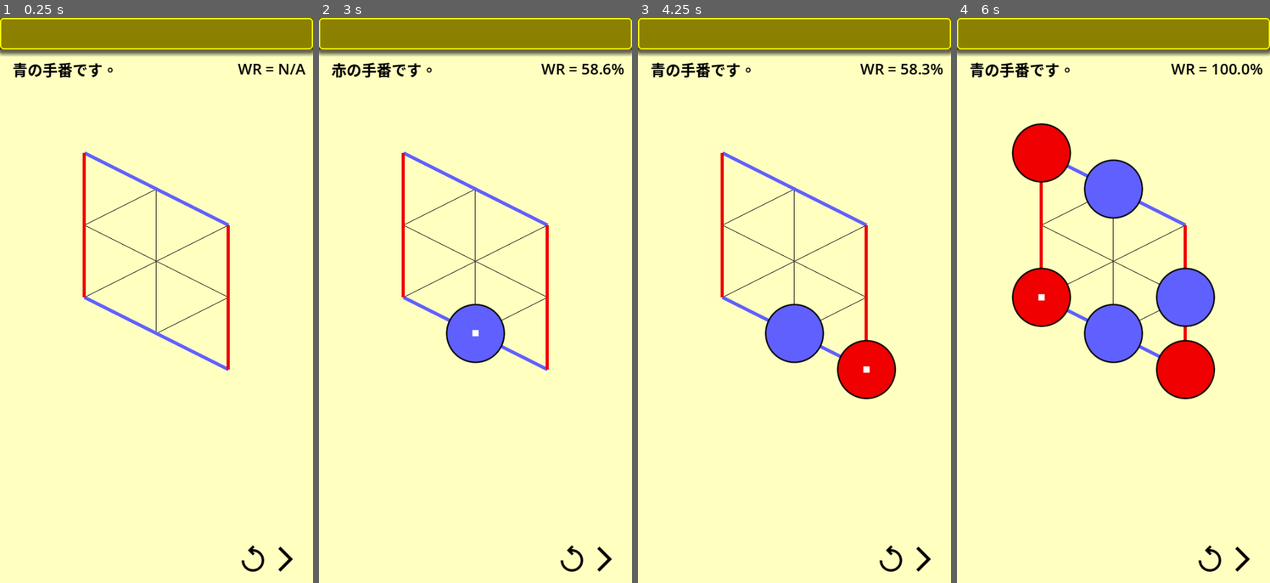
Above: before the commit, frames 1-4 (left to right).
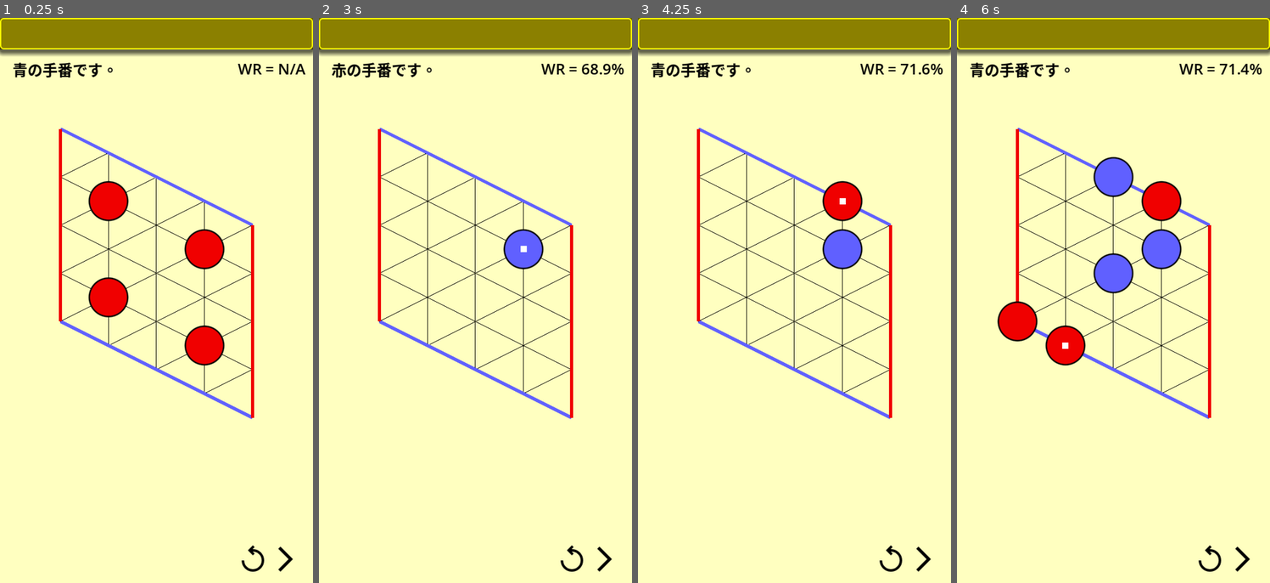
Above: after the commit, the same moments.

Repository: vivisuke/HexGame
Game: Godot game, scene res://main.tscn
Same seed, same stepped clock (60 frames per second), same inputs: the game is played once before the commit and once after it.
Inputs (mouse positions are in pixels of both pictures, inside the frame that each line leads up to):
- Up to frame 1 (0.25 s): no input
- Up to frame 2 (3 s): click (572, 560) at 0.5 s; click (572, 560) at 1.25 s; click (572, 560) at 2 s; click (603, 560) at 2.75 s
- Up to frame 3 (4.25 s): click (922, 560) at 3.5 s
- Up to frame 4 (6 s): click (1241, 560) at 4.25 s; tap Enter at 5 s; move the mouse to (1182, 272) at 5.02 s; click (1182, 272) at 5.17 s; tap Space at 5.75 s; move the mouse to (1050, 328) at 5.77 s; click (1050, 328) at 5.92 s

The runs differ from the first frame. In frame 1, 6.9% of the frame differs, in the area x 18-82%, y 19-71%; in frame 2, 6.5%; in frame 3, 8.4%; in frame 4, 15%, in the area x 12-98%, y 8-71%.

Commit message:
0062 ◎ C 02/01 02/02 0.001│ToDo│3x3 盤面：AI 同士で対戦すると９手目でクラッシュする

Diff:
--- a/hexgame/scripts/Board.gd
+++ b/hexgame/scripts/Board.gd
@@ -4,7 +4,7 @@
 enum {
 	EMPTY = 0, BLACK, WHITE, BWALL, WWALL
 }
-const N_HORZ = 3
+const N_HORZ = 5
 const ARY_WIDTH = N_HORZ + 1
 const ARY_HEIGHT = N_HORZ + 2
 const ARY_SIZE = ARY_WIDTH * ARY_HEIGHT
@@ -33,9 +33,9 @@
 	m_eval.resize(ARY_SIZE)
 	m_cells.fill(BWALL)			# 青壁 for 上下
 	init()
-	if false:
-		for y in range(2, N_HORZ-1, 2):
-			for x in range(2, N_HORZ-1, 2):
+	if true:
+		for y in range(1, N_HORZ-1, 2):
+			for x in range(1, N_HORZ-1, 2):
 				m_cells[xyToIndex(x, y)] = WHITE
 				m_next_id += 1
 		check_connected()
--- a/hexgame/scripts/MCTS.gd
+++ b/hexgame/scripts/MCTS.gd
@@ -122,18 +122,19 @@
 			node = node.select_child_ucb(c_puct, node.visits) # UCB で子ノードを選択
 			#if node.visits == 0: break		# 未評価ノードの場合
 			if bd.put_col(node.move.x, node.move.y, col):		# 終局
+				#node.wins += 1
 				go = true
 				break;
 			col = (Board.BLACK + Board.WHITE) - col
-		if go:
-			continue
-		# ノード展開（Expansion）
-		if node.visits != 0 && node.children.is_empty():
-			#var o_col = (Board.BLACK + Board.WHITE) - col
-			do_expand_node(node, bd)
-			node = node.children[node.children.size()/2]
-		# ロールアウト（Rollout）
-		var wcol = do_rollout(bd, node, col)
+		var wcol = col
+		if !go:
+			# ノード展開（Expansion）
+			##if node.visits != 0 && node.children.is_empty():
+			##	#var o_col = (Board.BLACK + Board.WHITE) - col
+			##	do_expand_node(node, bd)
+			##	node = node.children[node.children.size()/2]
+			# ロールアウト（Rollout）
+			wcol = do_rollout(bd, node, col)
 		#
 		do_backpropagate(node, col, wcol)
 	# 出来上がったツリーから最善手を求める
Not shown, changed: HexGame.spr
